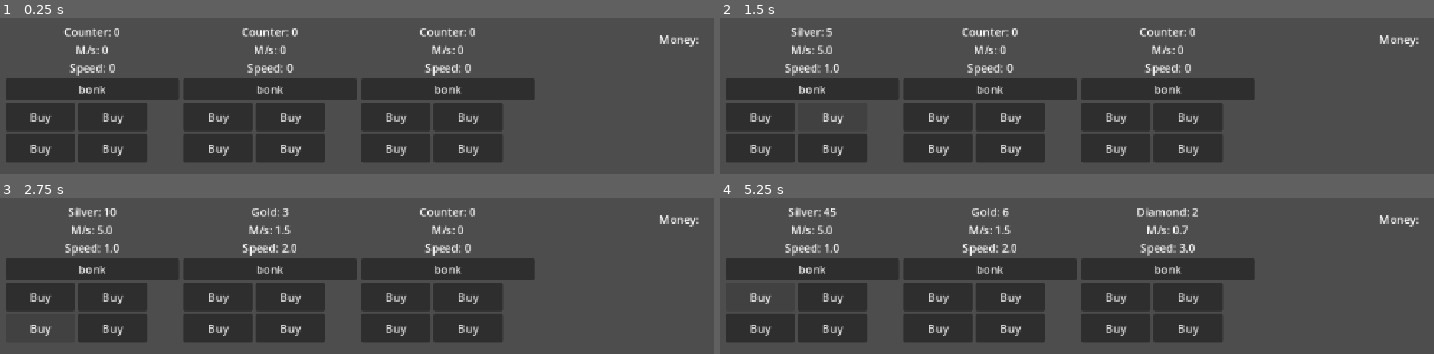
Above: before the commit, frames 1-4 (two rows, left to right).
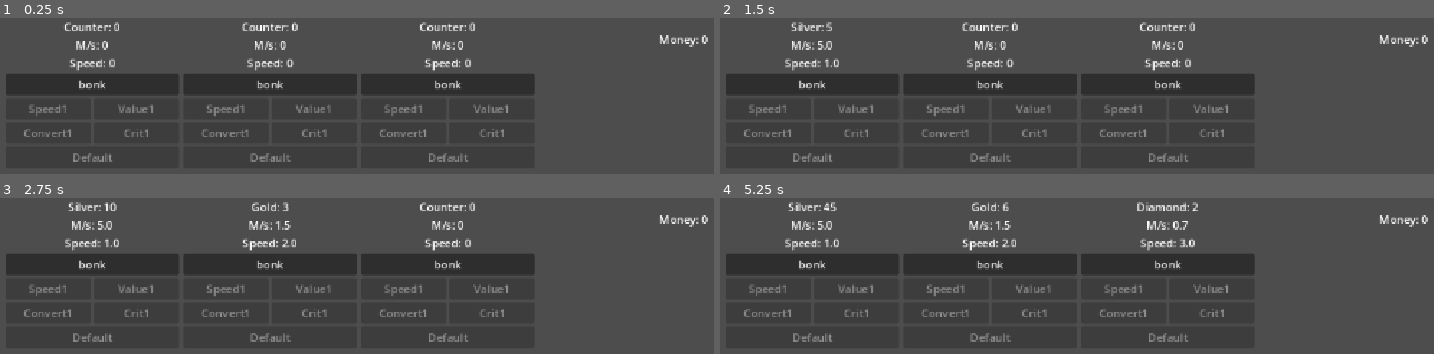
Above: after the commit, the same moments.

Repository: mobsung/IncrementalGame
Game: Godot game, scene res://game.tscn
Two runs of this game, one before a commit and one after it. Both use one fixed random seed, a clock stepped at 60 frames per second and the inputs below.
Inputs (mouse positions are in pixels of both pictures, inside the frame that each line leads up to):
- Up to frame 1 (0.25 s): no input
- Up to frame 2 (1.5 s): click (762, 116) at 0.5 s, where only the run before the commit has a clickable "Buy"; click (834, 116) at 1.25 s, where only the run before the commit has a clickable "Buy"
- Up to frame 3 (2.75 s): click (42, 327) at 2 s, where only the run before the commit has a clickable "Buy"
- Up to frame 4 (5.25 s): click (834, 327) at 2.75 s, where only the run before the commit has a clickable "Buy"; click "bonk" at 3.5 s; click "bonk" at 4.25 s; click (762, 296) at 5 s, where only the run before the commit has a clickable "Buy"

The runs differ from the first frame. In frame 1, 10% of the frame differs, in the area x 0-100%, y 2-93%; in frame 2, 10%; in frame 3, 10%; in frame 4, 11%.

Commit message:
prototipo iniziale funzionante, implementazione shop e spesa valuta

Diff:
--- a/game.tscn
+++ b/game.tscn
@@ -39,7 +39,7 @@
 base_passive_increment = 2
 base_timer_wait_time = 3.0
 
-[node name="MainCurrency" parent="." unique_id=839257024 node_paths=PackedStringArray("counter_components") instance=ExtResource("3_feb5d")]
+[node name="MainCurrency" parent="." unique_id=839257024 node_paths=PackedStringArray("counter_components") groups=["bank"] instance=ExtResource("3_feb5d")]
 offset_left = 949.0
 offset_top = 6.0
 offset_right = 1149.0
--- a/scenes/buyUpgrade.tscn
+++ b/scenes/buyUpgrade.tscn
@@ -4,13 +4,11 @@
 
 [node name="BuyUpgrade" type="Button" unique_id=17814390]
 custom_minimum_size = Vector2(100, 0)
-propagate_maximum_size = true
 anchors_preset = -1
 anchor_right = 0.08680555
 anchor_bottom = 0.047839507
 offset_right = -62.0
+size_flags_horizontal = 3
 text = "Buy"
 script = ExtResource("1_q4wna")
 metadata/_edit_use_anchors_ = true
-
-[connection signal="pressed" from="." to="." method="_on_pressed"]
--- a/scenes/counterComponent.tscn
+++ b/scenes/counterComponent.tscn
@@ -2,20 +2,6 @@
 
 [ext_resource type="Script" uid="uid://bd1uhsv7akekg" path="res://scripts/counterComponent.gd" id="1_s0xjf"]
 [ext_resource type="PackedScene" uid="uid://2dq0d5c14wsy" path="res://scenes/buyUpgrade.tscn" id="2_6bnwf"]
-
-[sub_resource type="GDScript" id="GDScript_6bnwf"]
-script/source = "extends Control
-
-
-# Called when the node enters the scene tree for the first time.
-func _ready() -> void:
-	pass # Replace with function body.
-
-
-# Called every frame. 'delta' is the elapsed time since the previous frame.
-func _process(delta: float) -> void:
-	pass
-"
 
 [node name="CounterComponent" type="Control" unique_id=2104405447]
 custom_minimum_size = Vector2(200, 200)
@@ -32,11 +18,13 @@
 
 [node name="VBoxContainer" type="VBoxContainer" parent="." unique_id=1348365546]
 layout_mode = 1
-anchors_preset = 15
+anchors_preset = -1
+anchor_top = -0.012499998
 anchor_right = 1.0
-anchor_bottom = 1.0
+anchor_bottom = 1.0125
 grow_horizontal = 2
 grow_vertical = 2
+metadata/_edit_use_anchors_ = true
 
 [node name="Label" type="Label" parent="VBoxContainer" unique_id=1618765966]
 unique_name_in_owner = true
@@ -58,25 +46,36 @@
 layout_mode = 2
 size_flags_vertical = 3
 
-[node name="Speed1" parent="VBoxContainer/VBoxContainer2/HBoxContainer" unique_id=1656336173 instance=ExtResource("2_6bnwf")]
+[node name="Speed1" parent="VBoxContainer/VBoxContainer2/HBoxContainer" unique_id=17814390 instance=ExtResource("2_6bnwf")]
 layout_mode = 2
-script = SubResource("GDScript_6bnwf")
+upgrade_name = "Speed1"
+upgrade_value = 0.1
 
-[node name="AutoIncrement1" parent="VBoxContainer/VBoxContainer2/HBoxContainer" unique_id=2011580671 instance=ExtResource("2_6bnwf")]
+[node name="Value1" parent="VBoxContainer/VBoxContainer2/HBoxContainer" unique_id=1411859558 instance=ExtResource("2_6bnwf")]
 layout_mode = 2
-script = SubResource("GDScript_6bnwf")
+upgrade_name = "Value1"
 
 [node name="HBoxContainer2" type="HBoxContainer" parent="VBoxContainer/VBoxContainer2" unique_id=488803785]
 layout_mode = 2
 size_flags_vertical = 3
 
-[node name="GlobalValue1" parent="VBoxContainer/VBoxContainer2/HBoxContainer2" unique_id=322025457 instance=ExtResource("2_6bnwf")]
+[node name="Convert1" parent="VBoxContainer/VBoxContainer2/HBoxContainer2" unique_id=1089699865 instance=ExtResource("2_6bnwf")]
 layout_mode = 2
-script = SubResource("GDScript_6bnwf")
+upgrade_name = "Convert1"
 
-[node name="Crit1" parent="VBoxContainer/VBoxContainer2/HBoxContainer2" unique_id=1109252632 instance=ExtResource("2_6bnwf")]
+[node name="Crit1" parent="VBoxContainer/VBoxContainer2/HBoxContainer2" unique_id=755492391 instance=ExtResource("2_6bnwf")]
 layout_mode = 2
-script = SubResource("GDScript_6bnwf")
+upgrade_name = "Crit1"
+
+[node name="HBoxContainer3" type="HBoxContainer" parent="VBoxContainer/VBoxContainer2" unique_id=836637339]
+layout_mode = 2
+
+[node name="BuyUpgrade" parent="VBoxContainer/VBoxContainer2/HBoxContainer3" unique_id=2105965146 instance=ExtResource("2_6bnwf")]
+layout_mode = 2
 
 [connection signal="timeout" from="Timer" to="." method="_on_timer_timeout"]
 [connection signal="pressed" from="VBoxContainer/Button" to="." method="_on_manual_click_button_pressed"]
+[connection signal="was_pressed" from="VBoxContainer/VBoxContainer2/HBoxContainer/Speed1" to="." method="_on_speed_1_was_pressed"]
+[connection signal="was_pressed" from="VBoxContainer/VBoxContainer2/HBoxContainer/Value1" to="." method="_on_value_1_was_pressed"]
+[connection signal="was_pressed" from="VBoxContainer/VBoxContainer2/HBoxContainer2/Convert1" to="." method="_on_convert_1_was_pressed"]
+[connection signal="was_pressed" from="VBoxContainer/VBoxContainer2/HBoxContainer2/Crit1" to="." method="_on_crit_1_was_pressed"]
--- a/scripts/buyUpgrade.gd
+++ b/scripts/buyUpgrade.gd
@@ -6,8 +6,7 @@
 @export var currencyManager: CurrencyManager
 @export var upgrade_cost: int = 1
 @export var upgrade_name: String = "Default"
-
-
+@export var upgrade_value: float = 1.0
 
 var upgrade_level: int = 0
 
@@ -15,15 +14,28 @@
 # Called when the node enters the scene tree for the first time.
 func _ready() -> void:
 
+	currencyManager = get_tree().get_first_node_in_group("bank")
+
 	text = upgrade_name
+	pressed.connect(_on_pressed)
 
 	if currencyManager != null:
 		currencyManager.currency_changed.connect(_on_currency_got)
+		_on_currency_got(currencyManager.current_currency)
 
 
-func _on_currency_got(current_currency: int) -> void:
-	pass
+func _on_currency_got(current_amount: int) -> void:
+	if current_amount >= upgrade_cost:
+		disabled = false
+	else:
+		disabled = true
 
 
-func _on_pressed() -> bool:
-	return true # Replace with function body.
+func _on_pressed() -> void:
+	var approved: bool = currencyManager.spend_currency(upgrade_cost)
+
+	if approved == true:
+		upgrade_level += 1
+		upgrade_cost += 5
+		text = upgrade_name + " (Lvl " + str(upgrade_level) + ")"
+		was_pressed.emit()
--- a/scripts/counterComponent.gd
+++ b/scripts/counterComponent.gd
@@ -7,8 +7,6 @@
 @export var milestone_target: int = 100
 @export var base_passive_increment: int = 5
 @export var base_timer_wait_time: float = 1.0
-@export var upgrade_buttons: Array[BuyUpgrade]
-
 
 
 var counter_value: int = 0
@@ -22,9 +20,6 @@
 	timer.wait_time = base_timer_wait_time
 	timer.start()
 
-	for upgrade_button in upgrade_buttons:
-		if upgrade_button != null:
-			upgrade_button.was_pressed.connect(_on_button_pressed)
 
 func update_ui() -> void:
 	ms_1 = float(base_passive_increment) / timer.wait_time
@@ -52,15 +47,21 @@
 	counter_value += base_passive_increment
 	update_ui()
 
-func _on_increase_speed_pressed() -> void:
+func _on_speed_1_was_pressed() -> void:
 	if snapped(timer.wait_time, 0.1) > 0.1:
 		timer.wait_time = snapped(timer.wait_time - 0.1, 0.1)
 		update_ui()
 
-func _on_increase_passive_pressed() -> void:
+
+func _on_value_1_was_pressed() -> void:
 	base_passive_increment += 1
 	update_ui()
 
 
-func _on_button_pressed() -> void:
-	pass
+func _on_convert_1_was_pressed() -> void:
+	milestone_target -= 1
+	update_ui()
+
+
+func _on_crit_1_was_pressed() -> void:
+	pass # Replace with function body.
--- a/scripts/currency.gd
+++ b/scripts/currency.gd
@@ -5,7 +5,7 @@
 
 @export var counter_components: Array[CounterComponent]
 @onready var mainLabel: Label = %MainLabel
-@onready var current_currency: int = 0
+var current_currency: int = 0
 
 # Called when the node enters the scene tree for the first time.
 func _ready() -> void:
@@ -14,6 +14,8 @@
 			counter.milestone_reached.connect(_on_milestone_reached)
 		else:
 			push_warning("You have an empty slot in your counter_components array!")
+
+	update_ui()
 
 func add_currency(amount: int ) -> void:
 	current_currency += amount
